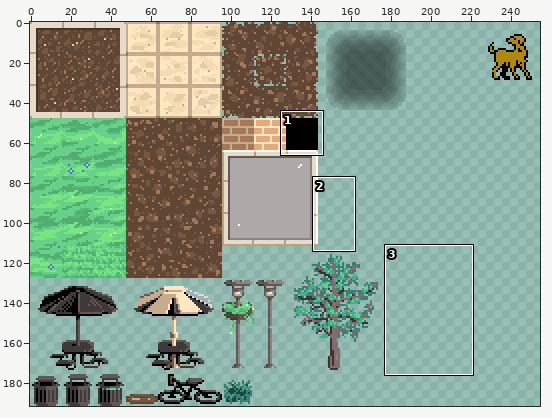
One commit to this sprite sheet: RGRPG/Assets/Resources/Sprites/Pixel/umbc_tile_1_0.png. Above, an overview of the earlier version with the close-up marked.
Close-up. First the earlier version:
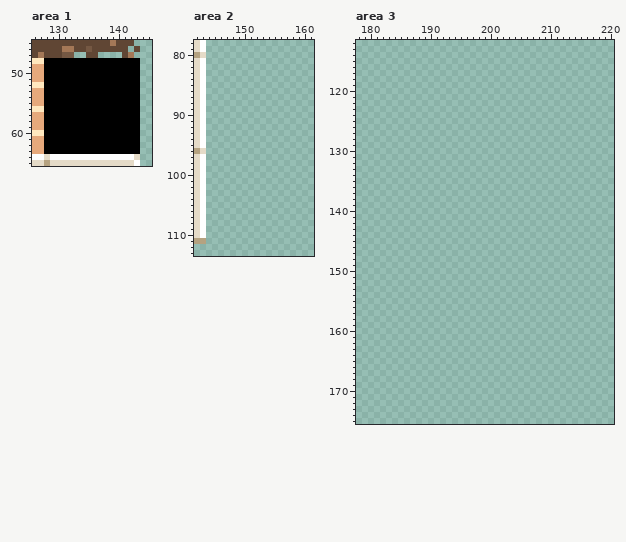
The file is 256x192 pixels. Pixels under 10% opacity are left out. Colours within 5 levels of each other are drawn and written as one. Shown: area 1: x 126..145, y 45..65; area 2: x 142..161, y 78..113; area 3: x 178..220, y 112..175. The wide view leaves out empty margins. The commit also changed other parts of the picture, which this record leaves out.
The result:
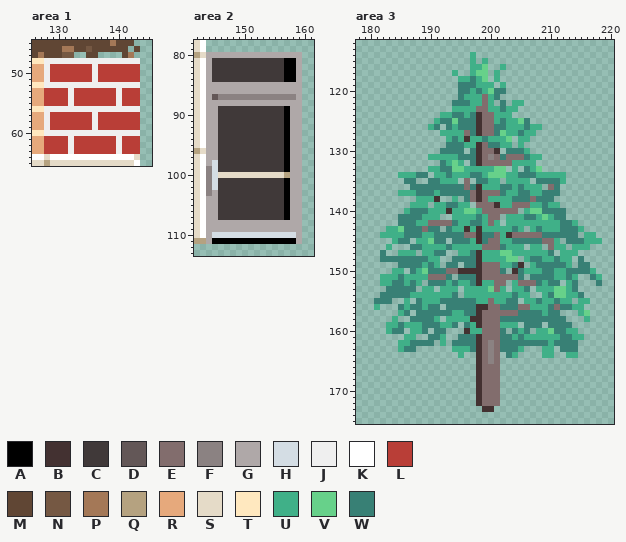
Palette (. is transparent): A #000000  B #433131  C #403939  D #635757  E #826d6d  F #8b8282  G #afa8a8  H #d4dde4  J #efefef  K #ffffff  L #b93e37  M #604634  N #755843  P #a47857  Q #b5a280  R #e6a97c  S #e5dbc8  T #ffe8bf  U #40b088  V #67d18a  W #388075
From old to new:
Changed rows in their new state; - is an unchanged pixel.
Area 1:
first column x 128:
48 JJJJJJJJJJJJJJJJ
49 JLLLLLLLJLLLLLLL
50 JLLLLLLLJLLLLLLL
51 JLLLLLLLJLLLLLLL
52 JJJJJJJJJJJJJJJJ
53 LLLLJLLLLLLLJLLL
54 LLLLJLLLLLLLJLLL
55 LLLLJLLLLLLLJLLL
56 JJJJJJJJJJJJJJJJ
57 JLLLLLLLJLLLLLLL
58 JLLLLLLLJLLLLLLL
59 JLLLLLLLJLLLLLLL
60 JJJJJJJJJJJJJJJJ
61 LLLLJLLLLLLLJLLL
62 LLLLJLLLLLLLJLLL
63 LLLLJLLLLLLLJLLL
Area 2:
first column x 144:
 80 GGGGGGGGGGGGGGGG
 81 GCCCCCCCCCCCCAAG
 82 GCCCCCCCCCCCCAAG
 83 GCCCCCCCCCCCCAAG
 84 GCCCCCCCCCCCCAAG
 85 GGGGGGGGGGGGGGGG
 86 GGGGGGGGGGGGGGGG
 87 GDFFFFFFFFFFFFFG
 88 GGGGGGGGGGGGGGGG
 89 GGCCCCCCCCCCCAGG
 90 GGCCCCCCCCCCCAGG
 91 GGCCCCCCCCCCCAGG
 92 GGCCCCCCCCCCCAGG
 93 GGCCCCCCCCCCCAGG
 94 GGCCCCCCCCCCCAGG
 95 GGCCCCCCCCCCCAGG
 96 GGCCCCCCCCCCCAGG
 97 GGCCCCCCCCCCCAGG
 98 GHCCCCCCCCCCCAGG
 99 FHCCCCCCCCCCCAGG
100 FHSSSSSSSSSSSQGG
101 FHCCCCCCCCCCCAGG
102 FHCCCCCCCCCCCAGG
103 FGCCCCCCCCCCCAGG
104 GGCCCCCCCCCCCAGG
105 GGCCCCCCCCCCCAGG
106 GGCCCCCCCCCCCAGG
107 GGCCCCCCCCCCCAGG
108 GGGGGGGGGGGGGGGG
109 GGGGGGGGGGGGGGGG
110 GHHHHHHHHHHHHHHG
111 GAAAAAAAAAAAAAAG
Area 3:
first column x 181:
114 ----------------U---------------------
115 ----------------U-U-------------------
116 ----------------UUV--U----------------
117 -------------U--UVV-U-----------------
118 --------------UUWUV-U-----------------
119 --------------WWWUUU-U----------------
120 --------------WWUWUVWW----------------
121 --------------WUUUEUW-----------------
122 -------------WWWUUEU-W-UU-------------
123 -------------UUUUEEUUWUU--------------
124 -----------UUWWUWBEEUUU---------------
125 ----------UWWVWWWBEEUWUUVW------------
126 ---------UW-WUWWWBEEWWUUUWUU----------
127 -----------UUUUEWBEEWVUUWUU-----------
128 ------------UWUBUUWUUUV-UU------------
129 ------------WWWUUBEWWUU-U-------------
130 -----------WWWW-WBEEB-WWWU------------
131 ---------UUUUUWWWBEFEWEEEWUU----------
132 -----------WUVU-WBEEEEEUUUU-----------
133 ---------UUWWVVUUUUUVV-U-WUV----------
134 ----UUUWW-UUWUUUWWUVVVUUWWWUUUUU------
135 -----WW--WWUUU-E-WWUU-UUUU-WWWWU------
136 ------WWWWWWWWWEWBUUUWWUWUUU-EW-------
137 ----UUUWWWUWWWWWEBEEEWUUWWUUWWW-------
138 -------UUUB--U-WEBEUUUUWWWEWWW--------
139 ------UUU-UUWWUU-EEEBUUEEEUUWUU-------
140 -----UWWWUUUBUUVVUEEEEEE-UVVWWWW------
141 ----WWWWUUU--UUUUWUEE-UUUWWUVUWW------
142 ----WWWUUEEEEWUUWWUEU-UUUUUUUUUWWU----
143 --UUVWWWEWW-WUUBUBUUUUUWU-UWUUUWWWU---
144 -UUUUWWWUUWWWWWEEBWWEUBEEEEEWWWWWW-UU-
145 ---UWW-UUVWW-WWWUBWEEUUWWWWWEEU-WWWUUU
146 --U---WWUUUUWUUUUUEEEWUUU-UU-EUU-UUU--
147 -W--UUU-UUWW--UUWBUUUVVUUUUUUW-UUU----
148 -WWWWWWWWUU--WWWWBUUUUVV-UWWUUWUU-W---
149 ----WWWWUWU-WW-WWBEEEUUWB-UWWWWWU-WW--
150 ---UU-WUVWWWEEBBBBEEEW-BWUUUWWUUWWWWU-
151 -UUUWUUUUEEEW-WWWBEEEEEEW-WWWWUUWU--WU
152 -UUWWUWU-WWWUWUUWBUUEE-UEEEWUWW-UW---W
153 --WWWWW-UU-UUU-UUUUVEU-UUW-UUUVVUW----
154 -WWWWWUUUUUUUW-UUUUUUUUWUU--UWVVUUW---
155 WWW--U-WUUUWWWWWWUUEUUWW-UUWUUWUU-UU--
156 U---WUWWUWW-WWWWWBBEEWWWEEUUUWEWWUU---
157 ----UW-WWWWWWUUWWBEEEEEEWWWWUWW---UV--
158 ---U--WWWWU-UUUUBBEEEWWWWWWWWWWW---U--
159 --UUWUUUWWWUUW-WUBEEEUUU-WWW-WWWW-----
160 --UWW-UUW-WW---BUUEEEW-WUW-UUVWWUU----
161 -----UU--WWU--WWWBEEEWWUWUUUUUUWWUU---
162 ----UUWWWW-U-WWWWBEFEWWWWWWWWUWWWW----
163 ----UWW------UUUWBEFEWWWU---UU-WWW----
164 --------------U--BEFE-WU----UU--UU----
165 -----------------BEFE-----------------
166 -----------------BEEE-----------------
167 -----------------BEEE-----------------
168 -----------------BEEE-----------------
169 -----------------BEEE-----------------
170 -----------------BEEE-----------------
171 -----------------BEEE-----------------
172 -----------------BEEE-----------------
173 ------------------BB------------------
